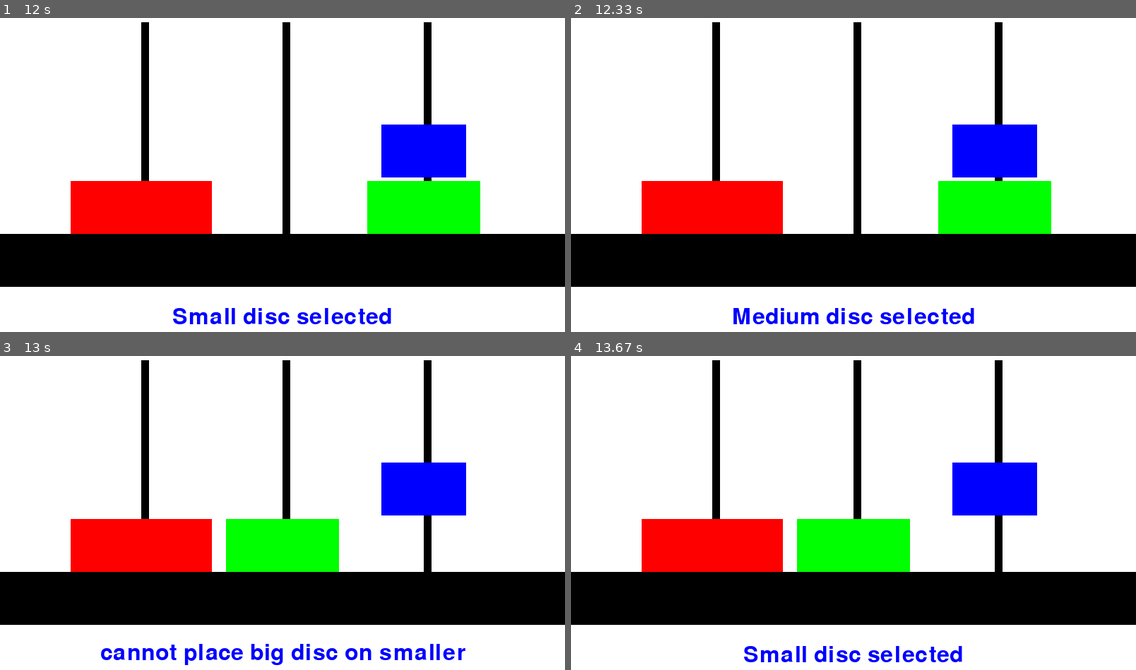
Above: before the commit, frames 1-4 (two rows, left to right).
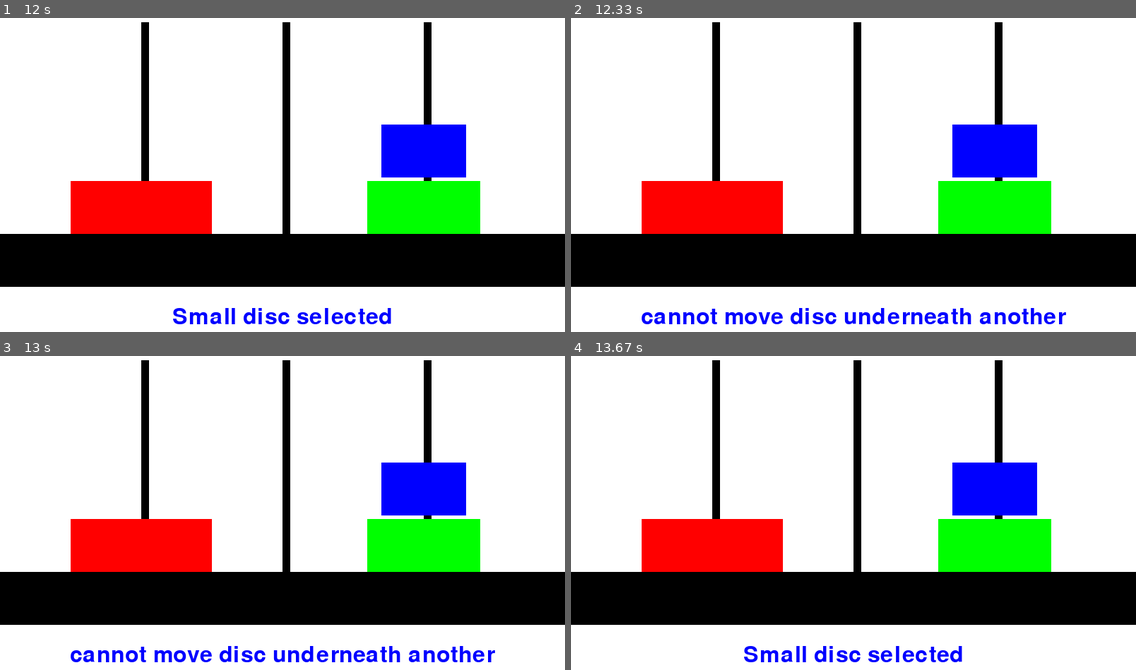
Above: after the commit, the same moments.

Repository: pillemer/Hanoi_pygame
Game: pygame game, started from drawinghanoi.py
Same seed, same stepped clock (60 frames per second), same inputs: the game is played once before the commit and once after it.
Inputs:
- Up to frame 1 (12 s): hold Left 0.33-0.87 s; hold Down 0.9-1.2 s; hold Left 1.23-1.63 s; hold Up 1.67-2.03 s; hold Right 2.07-2.7 s; hold Down 2.73-3.1 s; hold Up 4.13-4.43 s; hold Right 4.47-4.93 s; hold Left 4.97-5.5 s; hold Down 5.53-5.83 s; hold Up 6.3-6.67 s; hold Right 6.7-7.33 s; hold Down 7.37-7.73 s; hold Left 7.77-8.23 s; hold Right 8.27-8.73 s; hold Up 8.77-9.07 s; hold Right 9.1-9.57 s; hold Left 9.6-10.13 s; hold Down 10.17-10.47 s; hold Left 10.5-10.9 s; hold Up 10.93-11.3 s; hold Right 11.33-11.97 s
- Up to frame 2 (12.33 s): hold Down from 12 s (still down)
- Up to frame 3 (13 s): release Down at 12.37 s; hold Left 12.4-12.87 s; hold Right from 12.9 s (still down)
- Up to frame 4 (13.67 s): release Right at 13.37 s; hold Up from 13.4 s (still down)

Frame 1 is identical in both runs. In frame 2, 2.0% of the frame differs, in the area x 12-88%, y 92-98%; in frame 3, 9.0%, in the area x 12-88%, y 51-99%; in frame 4, 6.7%.

Commit message:
first finished game draft. it's finally playable!

Diff:
--- a/drawinghanoi.py
+++ b/drawinghanoi.py
@@ -134,10 +134,14 @@
     for peg in board:
         if discs[selection] in peg and len(peg) < selection + 2:
             discs[selection].movable = True
-            print(f'selection {selection} set to movable')
-        elif discs[selection] in peg:
-            print(f'selection {selection} set to not movable')
+            break
+        else:
             discs[selection].movable = False
+
+    # exception case for medium disc under small disc
+    if selection == 1 and discs[2] in peg:
+        discs[selection].movable = False
+
 
 
 # ----------------- game loop ----------------- #
